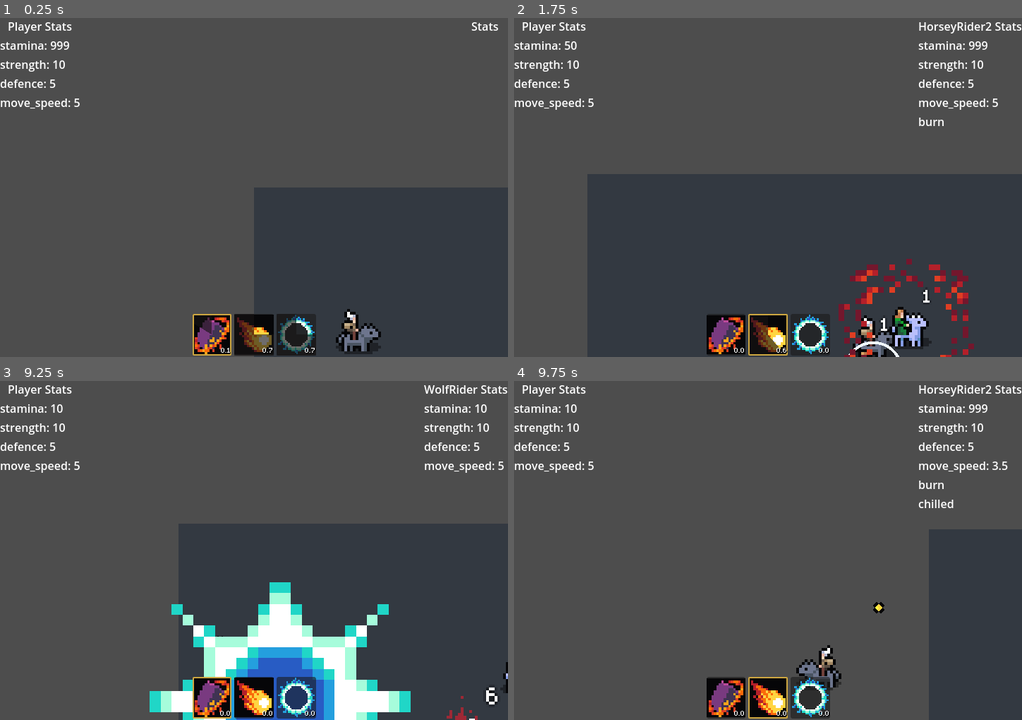
Above: before the commit, frames 1-4 (two rows, left to right).
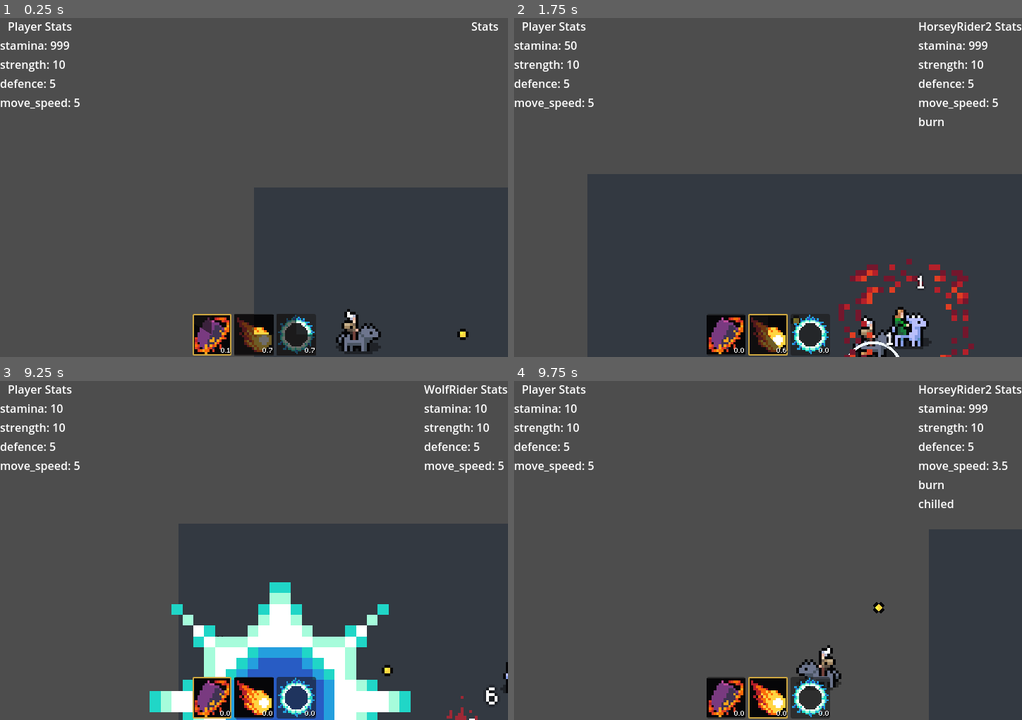
Above: after the commit, the same moments.

Repository: Snayff/not_quite_paradise4
Game: Godot game, scene res://world.tscn
The game is run twice, just before and just after one commit, with the same random seed, the same clock (stepped at 60 frames per second) and the same inputs. The engine's default icon, where the game draws it, is replaced by a stand-in: a white triangle on a blue panel in a dark square.
Inputs:
- Up to frame 1 (0.25 s): no input
- Up to frame 2 (1.75 s): hold D (move_right) 0.53-1.28 s; tap Tab (next_active) at 0.6 s; hold S (move_down) from 1.28 s (still down); tap Space (use_active) at 1.35 s
- Up to frame 3 (9.25 s): release S (move_down) at 2.03 s; hold D (move_right) 2.03-2.78 s; tap Tab (next_active) every 1.5 s from 2.1 to 8.1 s; hold W (move_up) 2.78-3.53 s; tap Space (use_active) every 1.5 s from 2.85 to 8.85 s; hold A (move_left) 3.53-5.03 s; hold S (move_down) 5.03-5.78 s; hold D (move_right) 5.78-6.53 s; hold W (move_up) 6.53-7.28 s; hold D (move_right) 7.28-8.03 s; hold S (move_down) 8.03-8.78 s; hold A (move_left) from 8.78 s (still down)
- Up to frame 4 (9.75 s): release A (move_left) at 9.53 s; hold W (move_up) from 9.53 s (still down); tap Tab (next_active) at 9.6 s

The runs differ from the first frame. In frame 1, less than 0.1% of the frame differs, in the area x 90-93%, y 91-95%; in frame 2, 0.2%, in the area x 55-82%, y 76-98%; in frame 3, less than 0.1%; in frame 4, nothing differs.

Commit message:
added trigger component

Diff:
--- a/scenes/effect_delivery/mine.tscn
+++ b/scenes/effect_delivery/mine.tscn
@@ -1,6 +1,9 @@
-[gd_scene load_steps=4 format=3 uid="uid://b3nadhopbya02"]
+[gd_scene load_steps=7 format=3 uid="uid://b3nadhopbya02"]
 
 [ext_resource type="Script" path="res://scripts/components/functionals/proximity_alert.gd" id="1_e1nff"]
+[ext_resource type="Script" path="res://scripts/components/functionals/trigger.gd" id="2_oxerv"]
+[ext_resource type="Script" path="res://scripts/components/functionals/spawner.gd" id="3_ggaay"]
+[ext_resource type="PackedScene" uid="uid://cjod122hpha51" path="res://scenes/effect_delivery/aoe_explosion.tscn" id="4_pmkyy"]
 
 [sub_resource type="SpriteFrames" id="SpriteFrames_sgabb"]
 resource_local_to_scene = true
@@ -13,6 +16,19 @@
 [node name="ProximityAlert" type="Area2D" parent="."]
 monitorable = false
 script = ExtResource("1_e1nff")
+_team = 1
 
 [node name="CollisionShape2D" type="CollisionShape2D" parent="ProximityAlert"]
 shape = SubResource("CircleShape2D_cnj8q")
+
+[node name="SpawnerComponent" type="Node2D" parent="."]
+script = ExtResource("3_ggaay")
+scene = ExtResource("4_pmkyy")
+
+[node name="ProximityTriggerSpawn" type="Node" parent="." node_paths=PackedStringArray("_object_with_signal", "_object_to_trigger")]
+script = ExtResource("2_oxerv")
+_object_with_signal = NodePath("../ProximityAlert")
+_signal_name = "valid_body_entered"
+_num_signal_args = 1
+_object_to_trigger = NodePath("../SpawnerComponent")
+_method_name_to_trigger = "spawn_scene"
--- a/scripts/components/functionals/proximity_alert.gd
+++ b/scripts/components/functionals/proximity_alert.gd
@@ -1,4 +1,4 @@
-## simple area2d with ability to activate something when a given body enters
+## simple area2d that validates bodies based on targeting options
 @icon("res://assets/node_icons/proximity.png")
 class_name ProximityAlert
 extends Area2D
@@ -15,11 +15,6 @@
 
 
 #region EXPORTS
-@export_group("Component Links")
-@export var _object_to_trigger: Node2D
-## string name of the method to trigger on the specified object. does not accept methods
-## that require arguments
-@export var _method_name_to_trigger: String = ""
 @export_group("Targeting")
 @export var _team: Constants.TEAM = Constants.TEAM.team1
 @export var _target_option: Constants.TARGET_OPTION = Constants.TARGET_OPTION.enemy
@@ -56,14 +51,6 @@
 	if Utility.target_is_valid(_target_option, self, body):
 		valid_body_entered.emit(body)
 
-		_trigger()
-
-## trigger objects method, based on [_object_to_trigger] and [_method_name_to_trigger]
-func _trigger() -> void:
-	if _object_to_trigger != null:
-		if _object_to_trigger.has_method(_method_name_to_trigger):
-			_object_to_trigger.call(_method_name_to_trigger)
-
 
 
 #endregion
--- a/scripts/components/functionals/spawner.gd
+++ b/scripts/components/functionals/spawner.gd
@@ -22,8 +22,8 @@
 	# Instance the scene
 	var instance = scene.instantiate()
 
+	# Add it as a child of the parent
 
-	# Add it as a child of the parent
 	parent.add_child(instance)
 
 	# Update the global position of the instance.
--- a/scripts/components/functionals/trigger.gd
+++ b/scripts/components/functionals/trigger.gd
@@ -1,5 +1,8 @@
-## class desc
-#@icon("")
+## Simple connector between a signal in 1 node and a method in another.
+##
+## Does not handle methods that expect arguments, unless the signal and the method
+## match exactly.
+@icon("res://assets/node_icons/trigger.png")
 class_name ComponentTrigger
 extends Node
 
@@ -18,6 +21,7 @@
 @export_group("Inbound Signal")
 @export var _object_with_signal: Node
 @export var _signal_name: String
+@export var _num_signal_args: int = 0  ## the number of arguments to unbind
 @export_group("Outbound Trigger")
 @export var _object_to_trigger: Node2D
 ## string name of the method to trigger on the specified object. does not work with methods
@@ -37,18 +41,31 @@
 
 #region FUNCS
 func _ready() -> void:
-	if _object_with_signal != null:
-		if _object_with_signal.has_signal(_signal_name):
-			var flag: int = 0
-			if _is_oneshot:
-				flag = ConnectFlags.CONNECT_ONE_SHOT
-			_object_with_signal.connect(_signal_name, _trigger, flag)
+	if _object_with_signal == null:
+		return
+	if !_object_with_signal.has_signal(_signal_name):
+		return
+
+	# get flag for oneshot
+	var flag: int = 0
+	if _is_oneshot:
+		flag = ConnectFlags.CONNECT_ONE_SHOT
+
+	# unbind args and connect signal
+	var trigger_callable: Callable
+	if _num_signal_args == 0:
+		trigger_callable = _trigger
+	else:
+		trigger_callable = _trigger.unbind(_num_signal_args)
+
+	_object_with_signal.connect(_signal_name, trigger_callable, flag)
+
 
 ## trigger objects method, based on [_object_to_trigger] and [_method_name_to_trigger]
 func _trigger() -> void:
 	if _object_to_trigger != null:
 		if _object_to_trigger.has_method(_method_name_to_trigger):
-			_object_to_trigger.call(_method_name_to_trigger)
+			_object_to_trigger.call_deferred(_method_name_to_trigger)
 
 
 
--- a/world.tscn
+++ b/world.tscn
@@ -6,6 +6,8 @@
 [ext_resource type="PackedScene" uid="uid://cta4xur1b7ano" path="res://scenes/combat_actors/wolf_rider.tscn" id="5_gequ5"]
 [ext_resource type="PackedScene" uid="uid://bkqc7x4yp0pn2" path="res://scenes/combat_actors/horsey_rider.tscn" id="6_d7rtk"]
 [ext_resource type="PackedScene" uid="uid://bl26wjavwal5j" path="res://scenes/ui/stat_panel.tscn" id="6_pp6hl"]
+[ext_resource type="PackedScene" uid="uid://b3nadhopbya02" path="res://scenes/effect_delivery/mine.tscn" id="7_05kh2"]
+[ext_resource type="Texture2D" uid="uid://sndx4f18hm41" path="res://assets/projectiles/fireball.png" id="8_kvhnf"]
 
 [sub_resource type="TileSetAtlasSource" id="TileSetAtlasSource_8pgda"]
 texture = ExtResource("1_ml8d5")
@@ -49,6 +51,18 @@
 
 [sub_resource type="TileSet" id="TileSet_elap2"]
 sources/0 = SubResource("TileSetAtlasSource_8pgda")
+
+[sub_resource type="SpriteFrames" id="SpriteFrames_fjcca"]
+resource_local_to_scene = true
+animations = [{
+"frames": [{
+"duration": 1.0,
+"texture": ExtResource("8_kvhnf")
+}],
+"loop": true,
+"name": &"default",
+"speed": 5.0
+}]
 
 [node name="World" type="Node2D"]
 script = ExtResource("1_e5ypc")
@@ -120,3 +134,7 @@
 contact_monitor = false
 max_contacts_reported = 0
 linear_damp = 999999.0
+
+[node name="Mine" parent="." instance=ExtResource("7_05kh2")]
+position = Vector2(74, 52)
+sprite_frames = SubResource("SpriteFrames_fjcca")
Not shown, added: assets/node_icons/trigger.png.import
Not shown: 4 places in scenes/abcs/combat_actor.tscn that only renumber resources
Not shown: 3 places in scenes/combat_actors/wolf_rider.tscn that only renumber resources
Not shown: 1 places in world.tscn that only renumber resources
